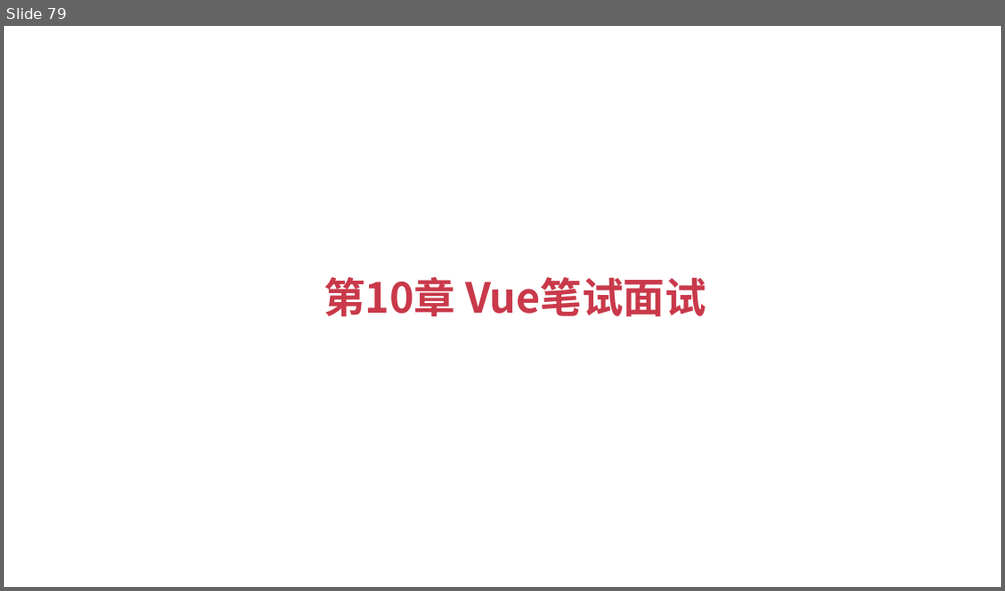
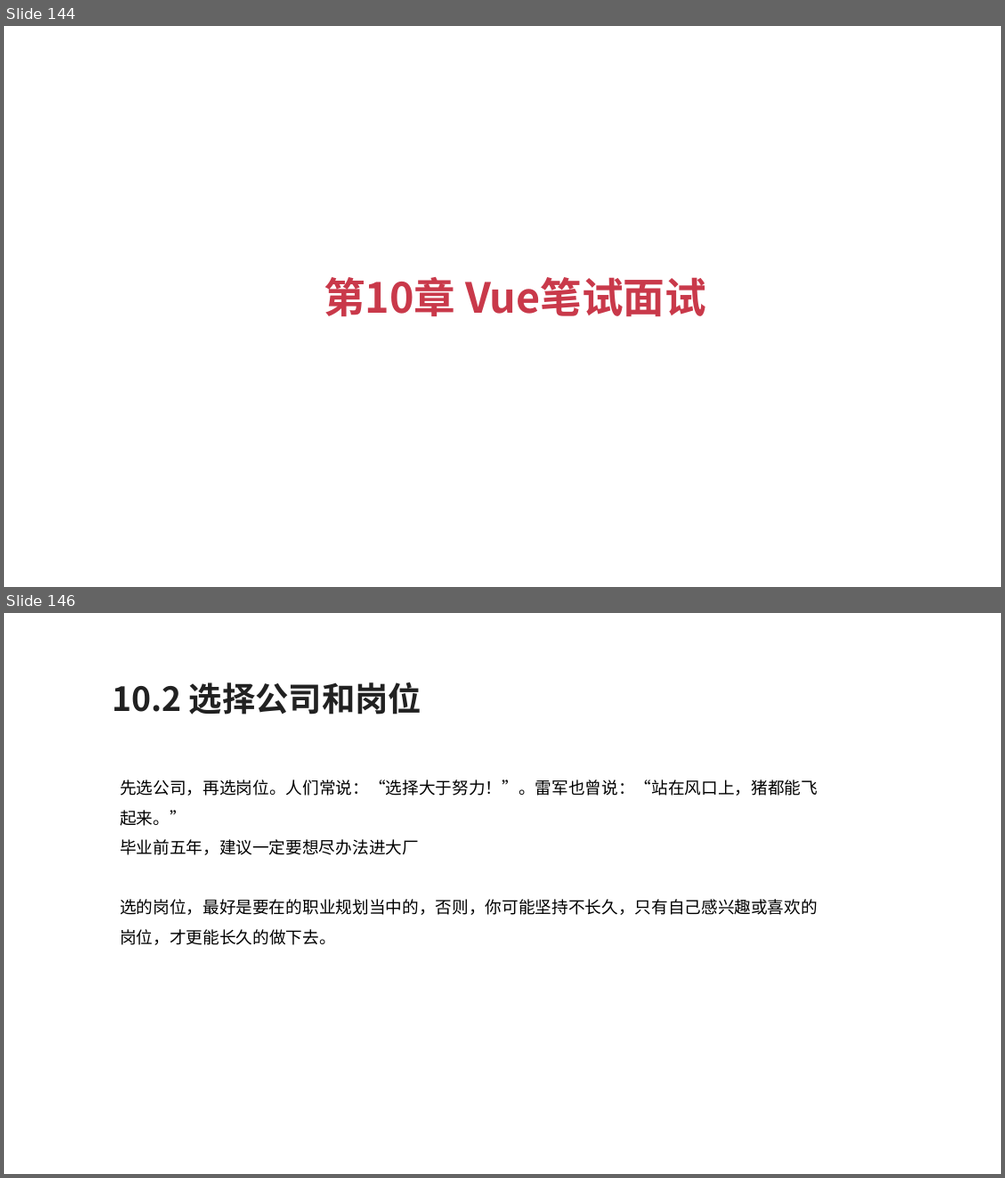
Before and after one commit to zouyujie/vue3_book_codes, a slide deck: Vue3+TypeScript开发指南.pptx. Shown one above the other, each under a label of ours: slide 79 before the commit, slides 144 and 146 after it; the slides between them are not shown. The pictures are 1005x591 and 1005x1178 pixels, drawn with LibreOffice and Linux fonts; fonts in the diff are those of the drawing. Boxes give left, top, right and bottom in pixels: in the first picture for what was removed or moved away, otherwise in the second. Text is boxed around its words. In the diff, an @@ line names an element or a change of style, - is before the commit and + after.

```diff
--- a/Vue3+TypeScript开发指南.pptx
+++ b/Vue3+TypeScript开发指南.pptx
@@ slide 146 added at (x1=4, y1=613, x2=1001, y2=1174), background #FFFFFF @@
@@ text added at (x1=112, y1=682, x2=421, y2=714), 24 pt, text #212121, bold @@
+10.2 选择公司和岗位
@@ text added at (x1=120, y1=779, x2=817, y2=945), 12 pt, text #000000 @@
+先选公司，再选岗位。人们常说：“选择大于努力！”。雷军也曾说：“站在风口上，猪都能飞起来。”
+毕业前五年，建议一定要想尽办法进大厂
+选的岗位，最好是要在的职业规划当中的，否则，你可能坚持不长久，只有自己感兴趣或喜欢的岗位，才更能长久的做下去。
@@ what was slide 79 is now slide 144 @@
```
Also in this commit, not shown: 69 other slides added.
